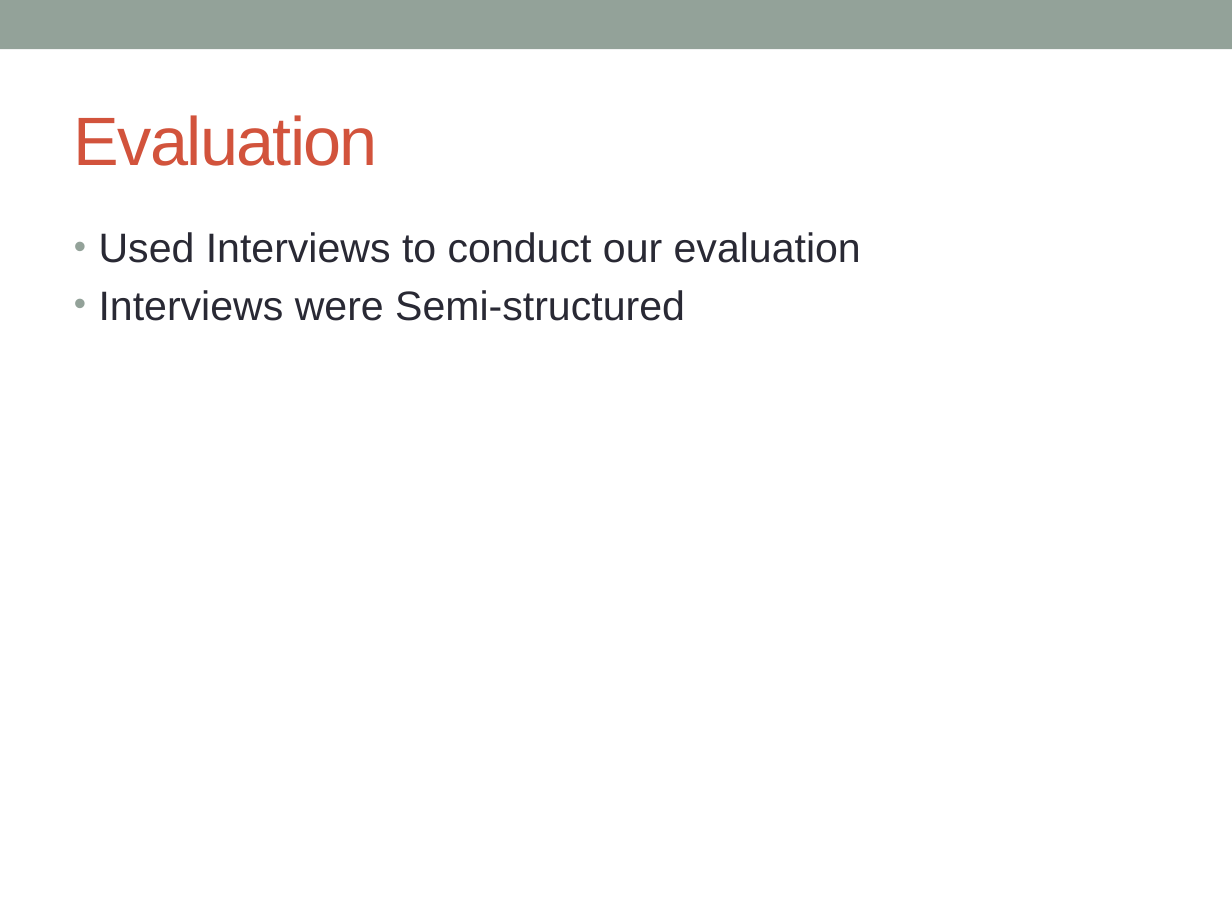
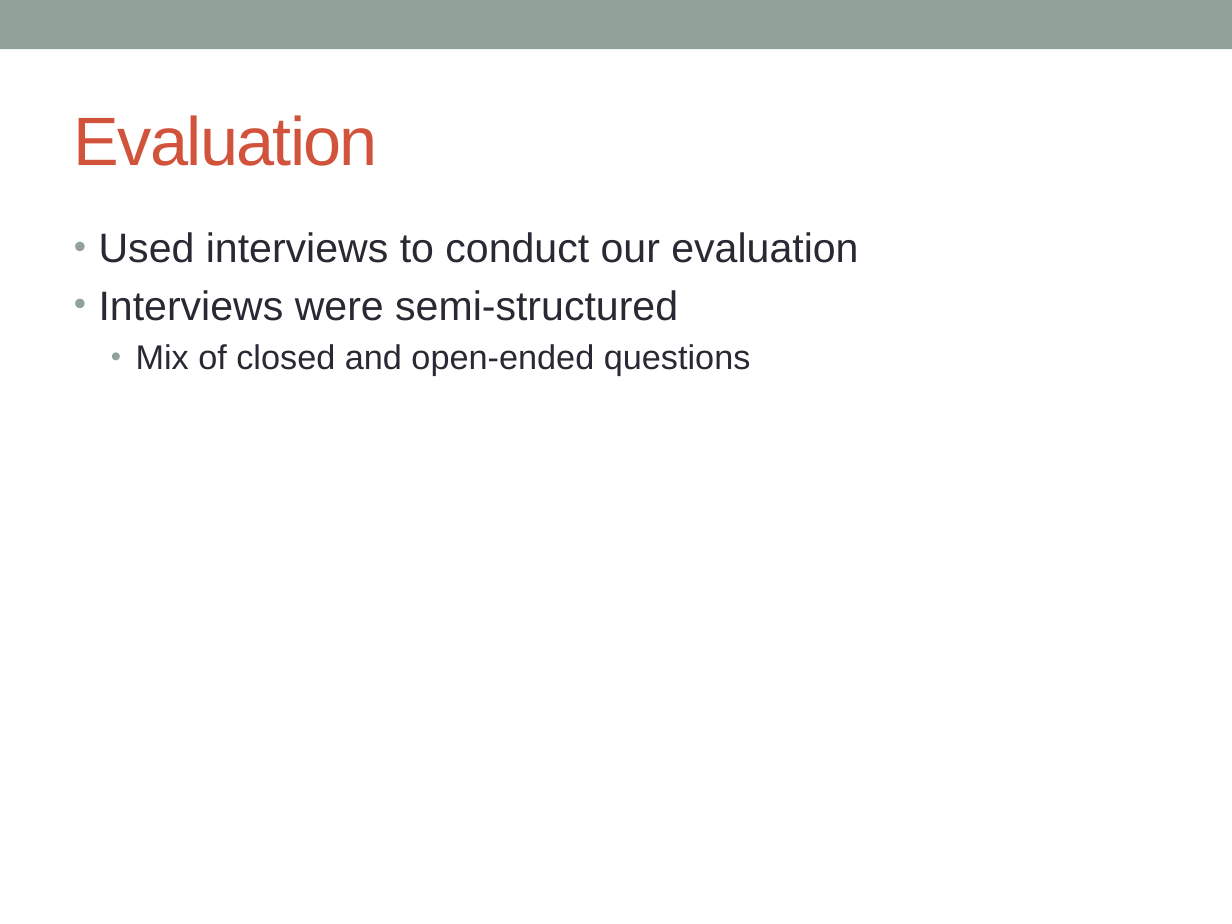
Before and after one commit to ChrisPenner/CMPT481, a slide deck: slide 7 of evals-and-rec/Presentation/Presentation.pptx (slide 6 before the commit). Drawn at 1232x924 pixels with LibreOffice and Linux fonts; fonts in the diff are those of the drawing. Boxes give left, top, right and bottom in pixels: in the first picture for what was removed or moved away, otherwise in the second. Text is boxed around its words. In the diff, an @@ line names an element or a change of style, - is before the commit and + after.

Commit message:
Add presentation updates

```diff
--- a/evals-and-rec/Presentation/Presentation.pptx
+++ b/evals-and-rec/Presentation/Presentation.pptx
@@ text at <box>99,232,858,376</box>: text changed @@
-• Used Interviews to conduct our evaluation
-• Interviews were Semi-structured
+• Used interviews to conduct our evaluation
+• Interviews were semi-structured
+  • Mix of closed and open-ended questions
```
Also in this commit, not shown: 5 other slides changed, 2 slides added, 1 slide removed.
